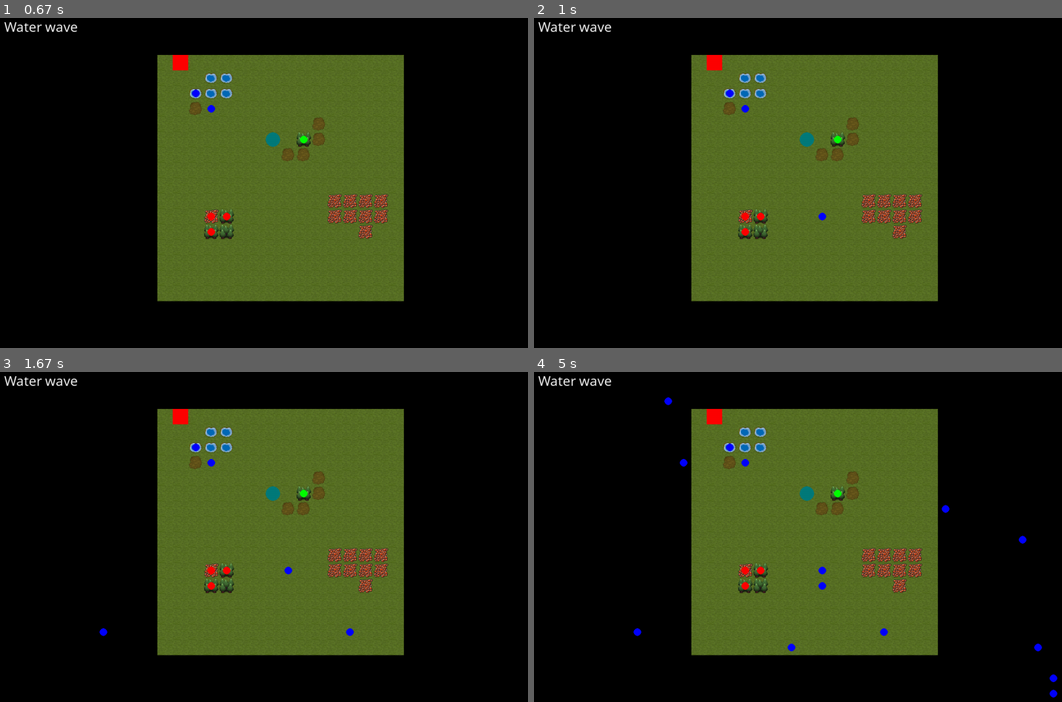
Above: before the commit, frames 1-4 (two rows, left to right).
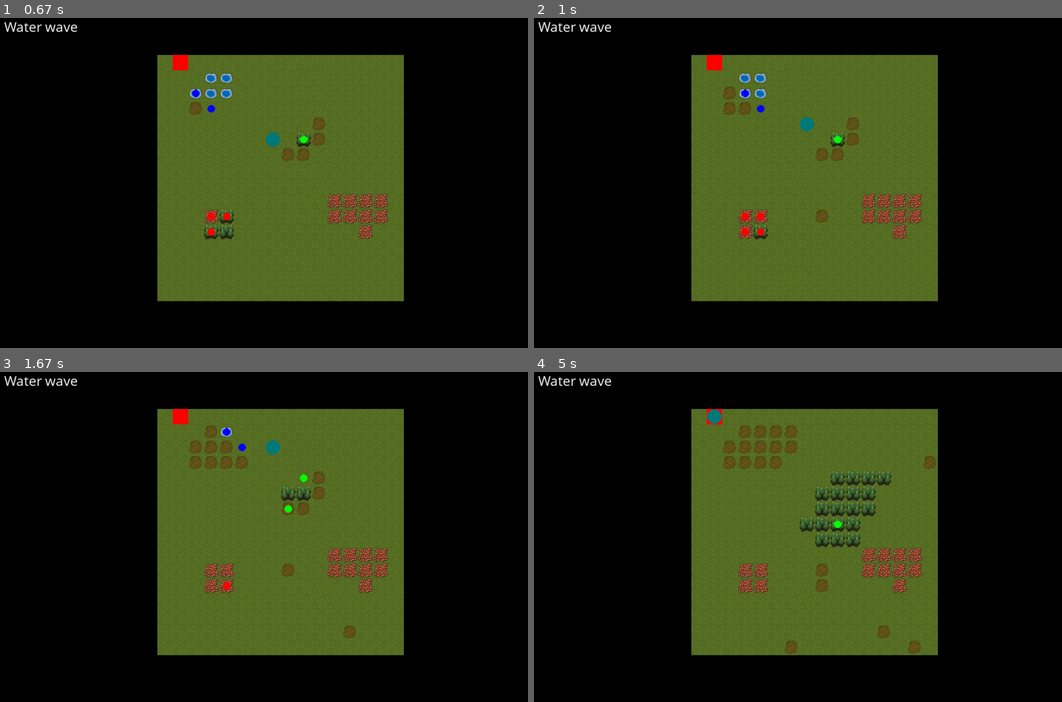
Above: after the commit, the same moments.

Repository: mytinycloud/90D-pygame-scaffold
Game: pygame game, started from main.py
Same seed, same stepped clock (60 frames per second), same inputs: the game is played once before the commit and once after it.
Inputs (mouse positions are in pixels of both pictures, inside the frame that each line leads up to):
- Up to frame 1 (0.67 s): hold D from 0.33 s (still down); move the mouse to (264, 202) at 0.37 s
- Up to frame 2 (1 s): release D at 0.8 s; click (824, 212) at 0.88 s
- Up to frame 3 (1.67 s): click (348, 626) at 1.22 s; click (95, 629) at 1.55 s
- Up to frame 4 (5 s): click (1046, 675) at 1.88 s; click (660, 398) at 2.22 s; click (676, 464) at 2.55 s; click (792, 639) at 2.88 s; click (819, 586) at 3.22 s; click (1056, 685) at 3.55 s; click (734, 461) at 3.88 s; click (945, 510) at 4.22 s; click (1035, 642) at 4.55 s; click (1014, 530) at 4.88 s

Frame 1 is identical in both runs. In frame 2, 0.6% of the frame differs, in the area x 35-56%, y 20-68%; in frame 3, 1.3%; in frame 4, 3.4%, in the area x 18-100%, y 7-99%.

Commit message:
Add new spells - Add turn progression on spell cast - Fix map looping issue

Diff:
--- a/engine/ecs.py
+++ b/engine/ecs.py
@@ -96,6 +96,13 @@
         self._add_entity_queue.append(entity)
 
     '''
+    Add multiple entities to the group. See: add
+    '''
+    def add_all(self, *entities: Entity):
+        for e in entities:
+            self.add(e)
+
+    '''
     Remove an entity from the group.
     This is deferred till the start of the next frame.
     '''
--- a/systems/controls.py
+++ b/systems/controls.py
@@ -14,6 +14,14 @@
     pygame.K_d: ["right"],
     pygame.K_SPACE: ["skip"],
     pygame.K_1: ["select_spell_1"],
+    pygame.K_2: ["select_spell_2"],
+    pygame.K_3: ["select_spell_3"],
+    pygame.K_4: ["select_spell_4"],
+    pygame.K_5: ["select_spell_5"],
+    pygame.K_6: ["select_spell_6"],
+    pygame.K_7: ["select_spell_7"],
+    pygame.K_8: ["select_spell_8"],
+    pygame.K_9: ["select_spell_9"],
 }
 
 '''
--- a/systems/spell.py
+++ b/systems/spell.py
@@ -5,6 +5,7 @@
 from systems.controls import ControlComponent
 from systems.effect import EffectComponent, create_effect
 from systems.motion import MotionComponent
+from systems.turn import TurnComponent
 from systems.ui import UIComponent
 from systems.utils import clamp_vector
 
@@ -38,6 +39,10 @@
     controls: ControlComponent = group.query_singleton('controls').controls
     selected_spell_entity: SelectedSpellComponent = group.query_singleton('selected_spell')
     selected_spell: SelectedSpellComponent = selected_spell_entity.selected_spell
+    turn: TurnComponent = group.query_singleton('turn').turn
+
+    if not turn.waiting:
+        return
 
     if "mouse_0_start" in controls.actions:
         selected_spell.spell_casting_start = controls.mouse_grid_position
@@ -48,19 +53,24 @@
                 effect_direction = clamp_vector(controls.mouse_grid_position - selected_spell.spell_casting_start, Vector2(-1,-1), Vector2(1,1))
                 effect_entity = create_effect(spell.effect, selected_spell.spell_casting_start, effect_direction)
                 group.add(effect_entity)
+                turn.waiting = False
                 break
         selected_spell.spell_casting_start = None
 
 def mount_spell_system(group: EntityGroup):
-    spell_entity = Entity("Water wave")
-    spell_entity.spell = SpellComponent(select_action="select_spell_1", effect="wave")
+    water_wave = Entity("Water wave")
+    water_wave.spell = SpellComponent(select_action="select_spell_1", effect="wave")
+    plant_growth = Entity("Plant growth")
+    plant_growth.spell = SpellComponent(select_action="select_spell_2", effect="growth")
+    spark = Entity("Spark")
+    spark.spell = SpellComponent(select_action="select_spell_3", effect="fire")
 
     selected_spell_entity = Entity("selected_spell")
     selected_spell_entity.selected_spell = SelectedSpellComponent()
     selected_spell_entity.ui = UIComponent(text="")
     selected_spell_entity.motion = MotionComponent(position=Vector2(50, 50))
 
-    group.add(spell_entity)
+    group.add_all(water_wave, plant_growth, spark)
     group.add(selected_spell_entity)
 
     group.mount_system(spell_select_system)
--- a/systems/tilemap.py
+++ b/systems/tilemap.py
@@ -60,7 +60,7 @@
 
     def set_tile(self, coord: Union[Vector2, tuple[int, int]], tile: Tile):
         if not self.bounds.contains((0,0), coord):
-            pass
+            return
 
         self.map[int(coord[1])][int(coord[0])] = tile
 
